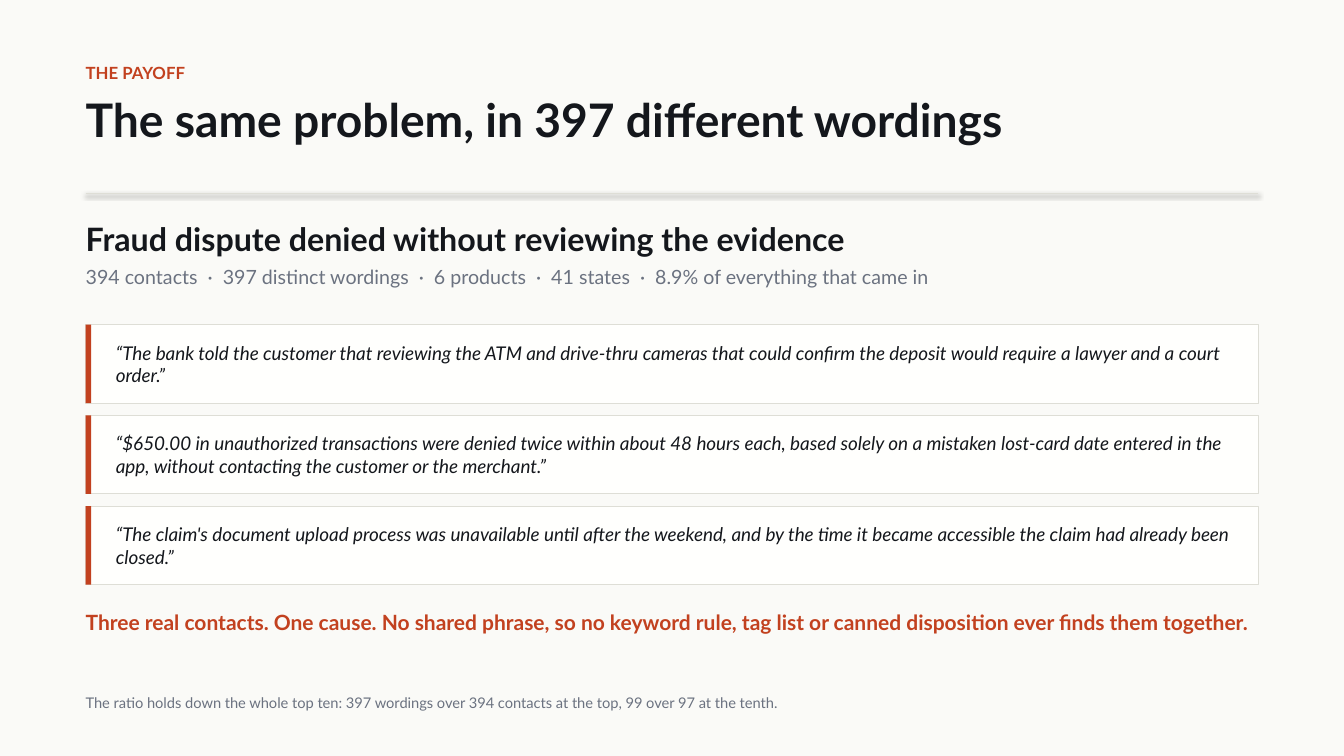
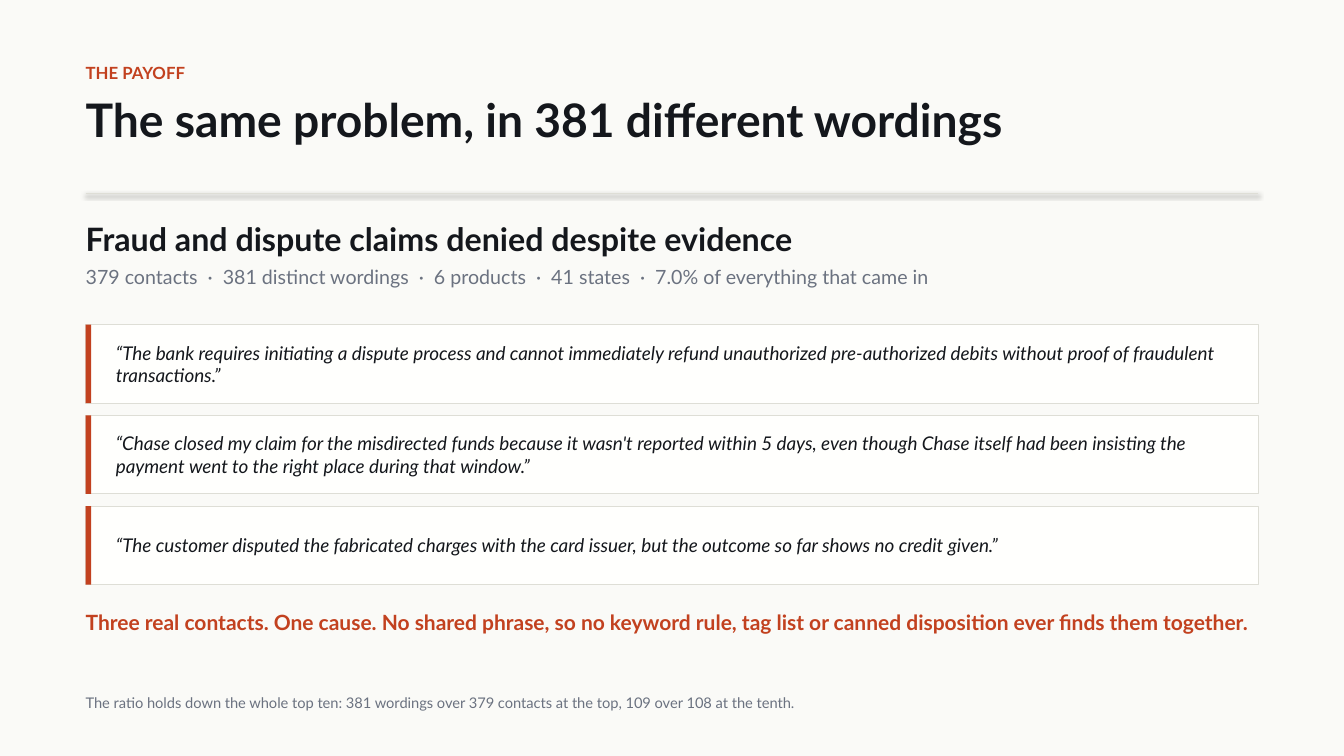
Before and after one commit to Gread/voc_hackathon, a slide deck: slide 7 of docs/voc_insights_deck.pptx. Drawn at 1344x756 pixels with LibreOffice and Linux fonts; fonts in the diff are those of the drawing. Boxes give left, top, right and bottom in pixels: in the first picture for what was removed or moved away, otherwise in the second. Text is boxed around its words. In the diff, an @@ line names an element or a change of style, - is before the commit and + after.

```diff
--- a/docs/voc_insights_deck.pptx
+++ b/docs/voc_insights_deck.pptx
@@ text at box(86, 102, 1002, 146): text changed @@
-The same problem, in 397 different wordings
+The same problem, in 381 different wordings
@@ text at box(86, 227, 929, 288): text changed @@
-Fraud dispute denied without reviewing the evidence
-394 contacts · 397 distinct wordings · 6 products · 41 states · 8.9% of everything that came in
+Fraud and dispute claims denied despite evidence
+379 contacts · 381 distinct wordings · 6 products · 41 states · 7.0% of everything that came in
@@ text in rectangle at box(116, 345, 1214, 382): text changed @@
-“The bank told the customer that reviewing the ATM and drive-thru cameras that could confirm the deposit would require a lawyer and a court order.”
+“The bank requires initiating a dispute process and cannot immediately refund unauthorized pre-authorized debits without proof of fraudulent transactions.”
@@ text in rectangle at box(116, 435, 1186, 477): text changed @@
-“$650.00 in unauthorized transactions were denied twice within about 48 hours each, based solely on a mistaken lost-card date entered in the app, without contacting the customer or the merchant.”
+“Chase closed my claim for the misdirected funds because it wasn't reported within 5 days, even though Chase itself had been insisting the payment went to the right place during that window.”
@@ text in rectangle at box(116, 537, 998, 556): text changed @@
-“The claim's document upload process was unavailable until after the weekend, and by the time it became accessible the claim had already been closed.”
+“The customer disputed the fabricated charges with the card issuer, but the outcome so far shows no credit given.”
@@ text at box(86, 697, 795, 711): text changed @@
-The ratio holds down the whole top ten: 397 wordings over 394 contacts at the top, 99 over 97 at the tenth.
+The ratio holds down the whole top ten: 381 wordings over 379 contacts at the top, 109 over 108 at the tenth.
```
Also in this commit, not shown: 10 other slides changed, 5 other files.
